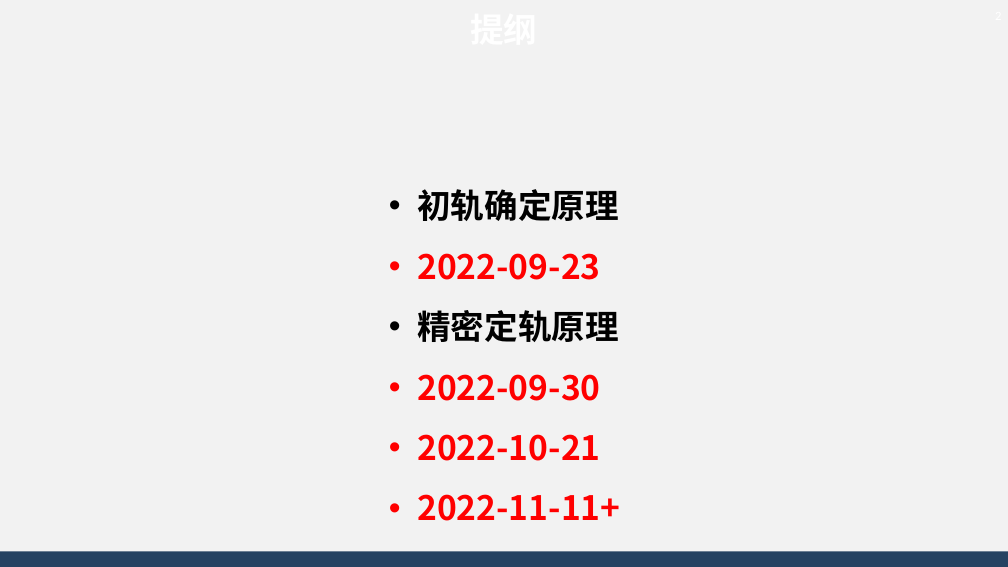
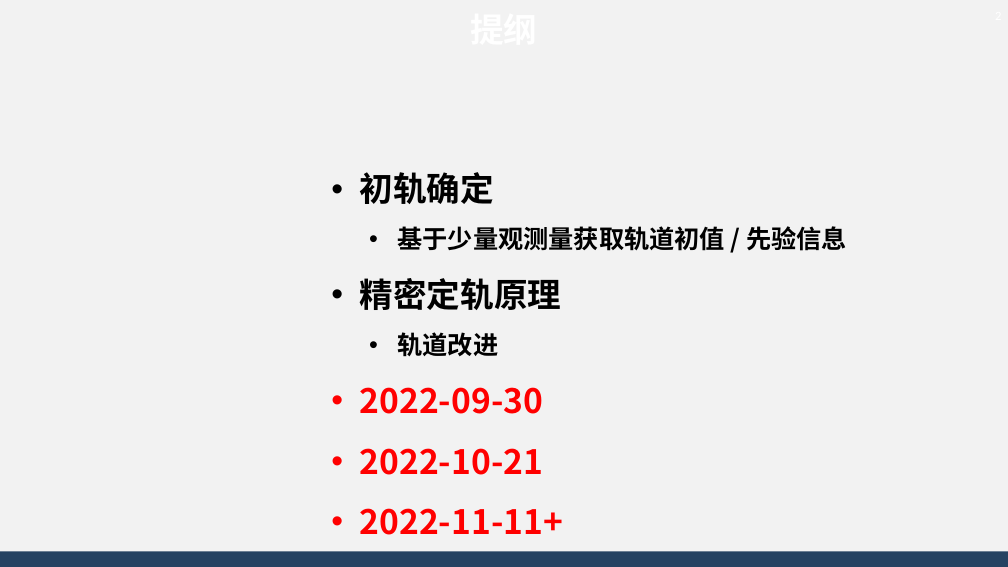
Before and after one commit to AsBackup/DAOSSA, a slide deck: slide 2 of 12 初轨确定和精密定轨原理.pptx. Drawn at 1008x567 pixels with LibreOffice and Linux fonts; fonts in the diff are those of the drawing; background and template pictures are left out. Boxes give left, top, right and bottom in pixels: in the first picture for what was removed or moved away, otherwise in the second. Text is boxed around its words. In the diff, an @@ line names an element or a change of style, - is before the commit and + after.

```diff
--- a/12 初轨确定和精密定轨原理.pptx
+++ b/12 初轨确定和精密定轨原理.pptx
@@ text "初轨确定": place and size @@
-text "初轨确定" at (417, 189, 620, 521)
+text "初轨确定" at (360, 172, 847, 535)
@@ text at (360, 172, 847, 251): text changed; size 32 to 24 pt; text colour #FF0000 to #000000 @@
-• 初轨确定原理
-• 2022-09-23
+• 初轨确定
+  • 基于少量观测量获取轨道初值 / 先验信息
@@ text at (397, 332, 498, 357): paragraph added @@
+  • 轨道改进
```
Also in this commit, not shown: 4 other slides changed, 13 slides added, 6 slides removed, 5 other files.
